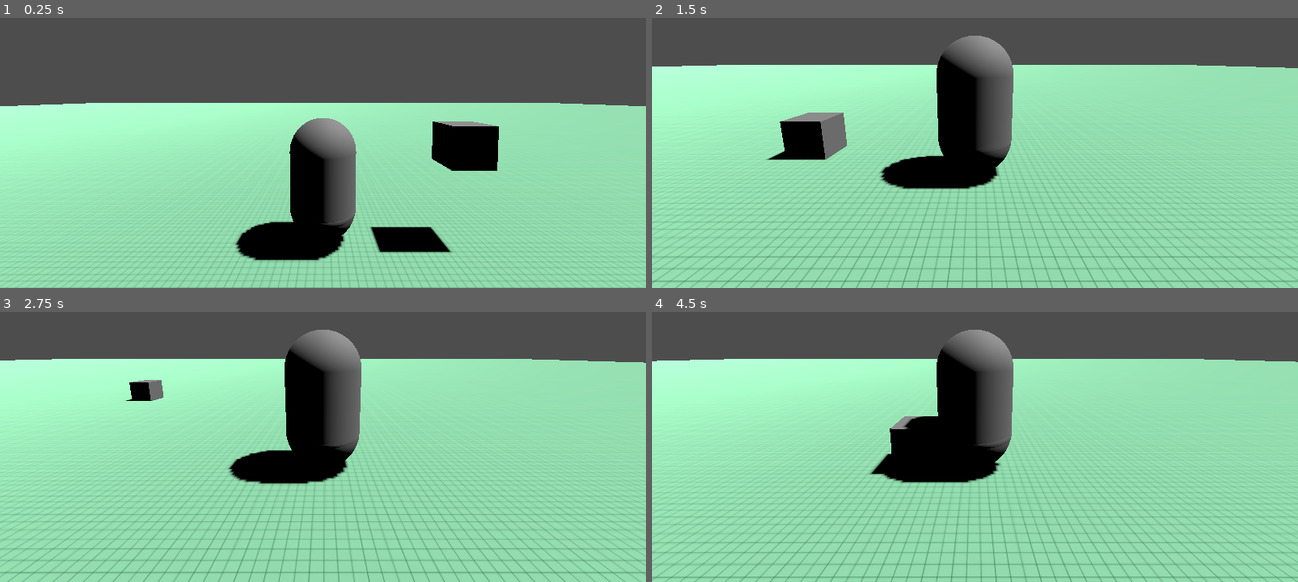
Above: before the commit, frames 1-4 (two rows, left to right).
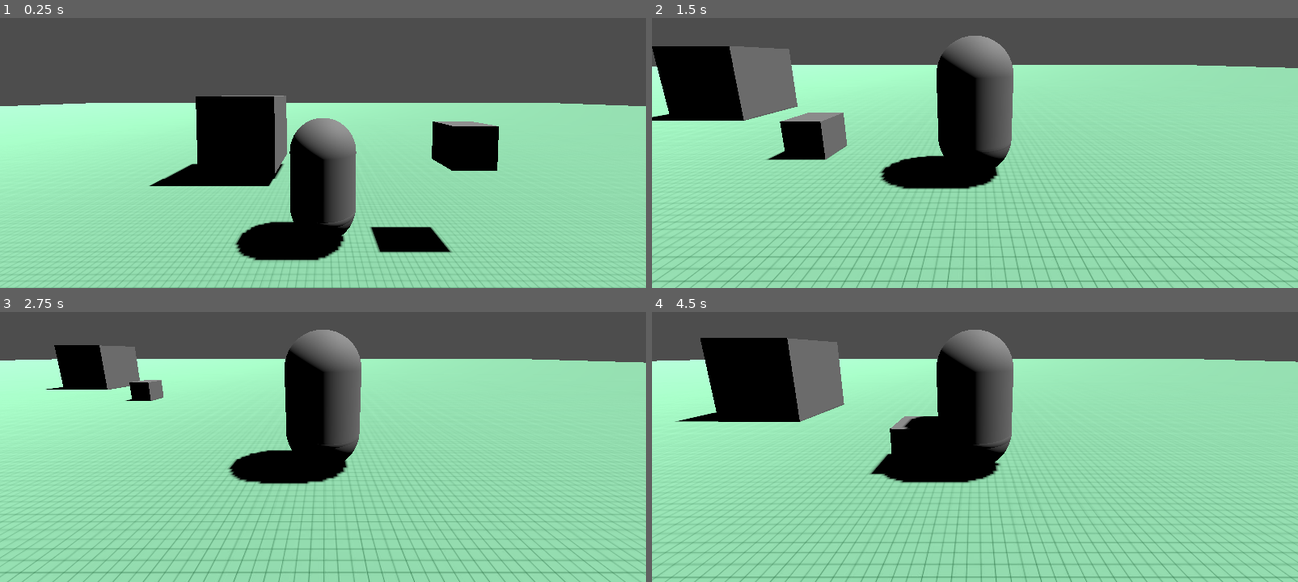
Above: after the commit, the same moments.

Repository: Mangonels/Godot-RigidBody3D-character-movement
Game: Godot game, scene res://scene.tscn
Two runs of this game, one before a commit and one after it. Both use one fixed random seed, a clock stepped at 60 frames per second and the inputs below.
Inputs (mouse positions are in pixels of both pictures, inside the frame that each line leads up to):
- Up to frame 1 (0.25 s): no input
- Up to frame 2 (1.5 s): tap Enter (ui_accept) at 0.5 s; move the mouse to (1117, 88) at 0.52 s; hold D (move_right) 0.53-1.28 s; hold F 0.53-1.28 s; click (1117, 88) at 0.67 s; tap Space (jump) at 0.77 s; move the mouse to (845, 126) at 1.27 s; hold S (move_backward) from 1.28 s (still down); tap Q at 1.35 s
- Up to frame 3 (2.75 s): tap Space (jump) at 1.52 s; move the mouse to (387, 320) at 2.02 s; release S (move_backward) at 2.03 s; hold D (move_right) from 2.03 s (still down); hold F from 2.03 s (still down)
- Up to frame 4 (4.5 s): move the mouse to (942, 474) at 2.77 s; release D (move_right) at 2.78 s; release F at 2.78 s; hold W (move_forward) 2.78-3.53 s; tap Q at 2.85, 4.35 s; click (942, 474) at 2.92 s; tap Space (jump) at 3.02, 3.77 s; move the mouse to (1168, 455) at 3.52 s; hold F 3.53-4.28 s; hold A (move_left) from 3.53 s (still down); move the mouse to (781, 347) at 4.27 s

The runs differ from the first frame. In frame 1, 4.9% of the frame differs, in the area x 23-45%, y 28-63%; in frame 2, 5.5%; in frame 3, 1.9%; in frame 4, 6.2%, in the area x 3-30%, y 9-41%.

Commit message:
extra rbd

Diff:
--- a/scene.tscn
+++ b/scene.tscn
@@ -42,6 +42,10 @@
 
 [sub_resource type="BoxMesh" id="BoxMesh_fy5k1"]
 
+[sub_resource type="BoxShape3D" id="BoxShape3D_73fnb"]
+
+[sub_resource type="BoxMesh" id="BoxMesh_5juve"]
+
 [node name="Node3D" type="Node3D"]
 
 [node name="DirectionalLight3D" type="DirectionalLight3D" parent="."]
@@ -58,7 +62,7 @@
 shape = SubResource("BoxShape3D_5qaps")
 
 [node name="PhantomCamera3D" type="Node3D" parent="." node_paths=PackedStringArray("follow_target", "look_at_target")]
-transform = Transform3D(1, 0, 0, 0, 0.928475, 0.37139, 0, -0.37139, 0.928475, 0, 3.90102, 5.92847)
+transform = Transform3D(1, 0, 0, 0, 0.928472, 0.371389, 0, -0.371389, 0.928472, 0, 3.90102, 5.92847)
 script = ExtResource("3_6ka25")
 follow_mode = 6
 follow_target = NodePath("../Protagonist_Overworld/Protagonist_Body_Movement_Overworld/Body_Collision")
@@ -142,3 +146,14 @@
 
 [node name="MeshInstance3D" type="MeshInstance3D" parent="RigidBody3D"]
 mesh = SubResource("BoxMesh_fy5k1")
+
+[node name="RigidBody3D2" type="RigidBody3D" parent="."]
+transform = Transform3D(1, 0, 0, 0, 1, 0, 0, 0, 1, -3.35818, 4.898, -4.84021)
+
+[node name="CollisionShape3D" type="CollisionShape3D" parent="RigidBody3D2"]
+transform = Transform3D(3, 0, 0, 0, 3, 0, 0, 0, 3, 0, 0, 0)
+shape = SubResource("BoxShape3D_73fnb")
+
+[node name="MeshInstance3D" type="MeshInstance3D" parent="RigidBody3D2"]
+transform = Transform3D(3, 0, 0, 0, 3, 0, 0, 0, 3, 0, 0, 0)
+mesh = SubResource("BoxMesh_5juve")
Not shown: 1 places in scene.tscn that only renumber resources
